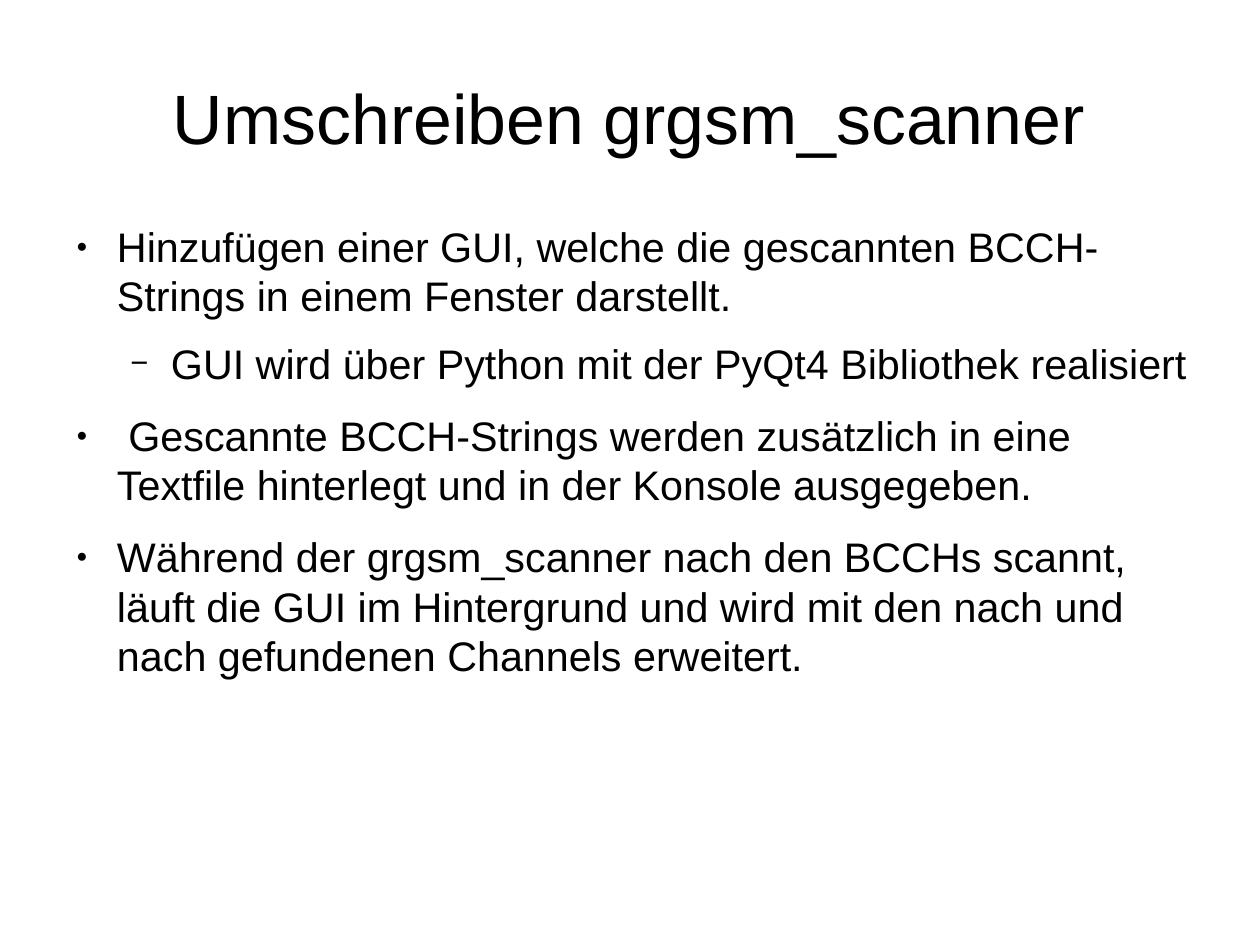
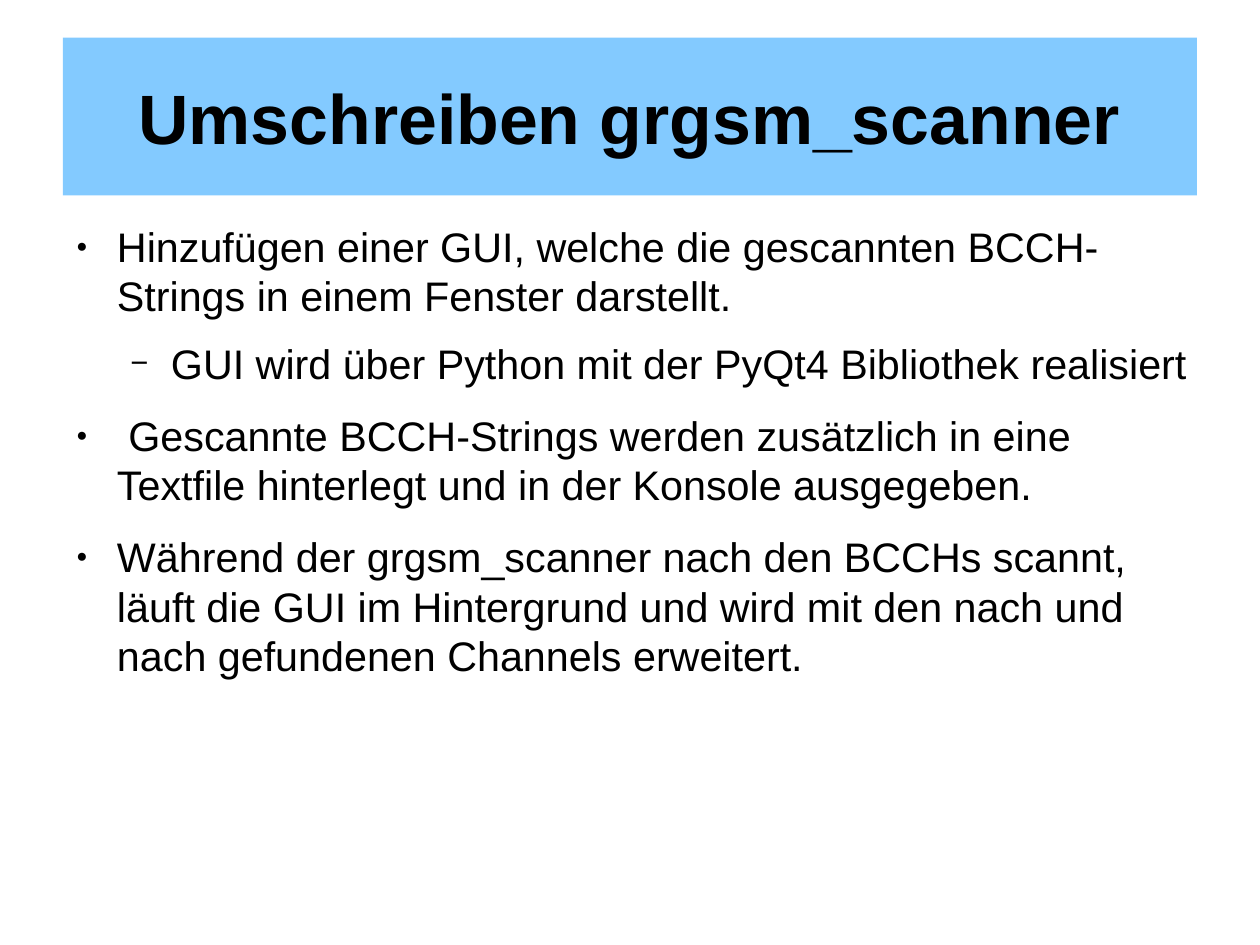
Before and after one commit to ookk2011/GrGsm-Gui, a slide deck: slide 8 of Präsentation Projektarbeit.odp. Drawn at 1260x945 pixels with LibreOffice and Linux fonts; fonts in the diff are those of the drawing. Boxes give left, top, right and bottom in pixels: in the first picture for what was removed or moved away, otherwise in the second. Text is boxed around its words. In the diff, an @@ line names an element or a change of style, - is before the commit and + after.

```diff
--- a/Präsentation Projektarbeit.odp
+++ b/Präsentation Projektarbeit.odp
@@ title "Umschreiben grgsm_scanner": place and size @@
-title "Umschreiben grgsm_scanner" at bbox=[173, 93, 1084, 157]
+title "Umschreiben grgsm_scanner" at bbox=[63, 38, 1197, 196]
@@ title "Umschreiben grgsm_scanner" at bbox=[63, 38, 1197, 196]: bold on; fill none to #83CAFF @@
```
Also in this commit, not shown: 5 other slides changed, 2 slides added, 1 slide removed.
